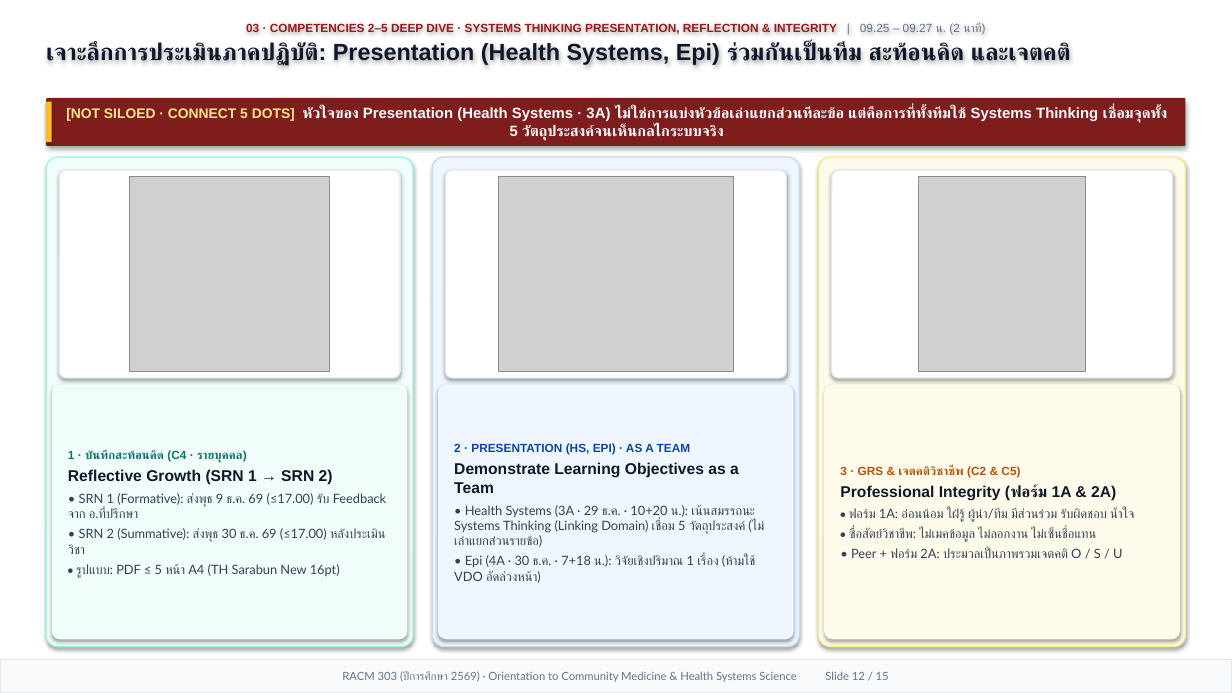
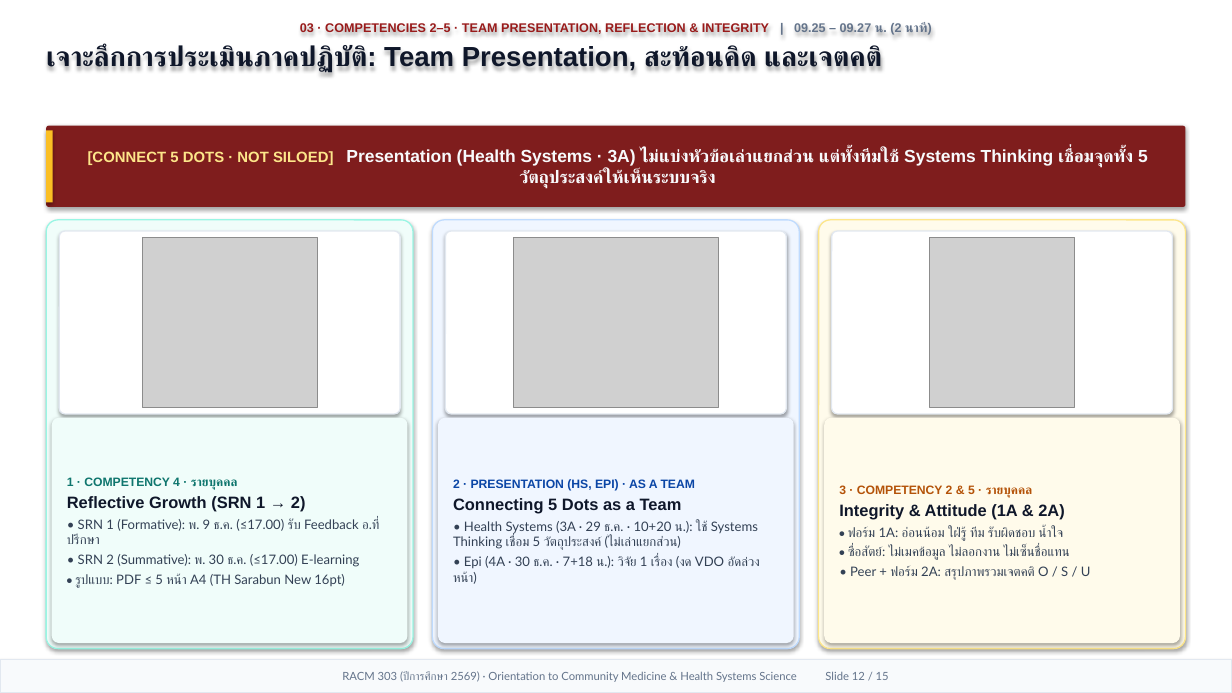
Before and after one commit to smartwoo/racm303-2569-faculty-member, a slide deck: slide 12 of exports/pptx/RACM303_2569_Orientation_Slides.pptx. Drawn at 1232x693 pixels with LibreOffice and Linux fonts; fonts in the diff are those of the drawing; grey boxes stand for pictures. Boxes give left, top, right and bottom in pixels: in the first picture for what was removed or moved away, otherwise in the second. Text is boxed around its words. In the diff, an @@ line names an element or a change of style, - is before the commit and + after.

Commit message:
feat(orientation): Apple Keynote 1/3 header + 2/3 Bento deck, HD original HSS figures with citations, and 6-form-factor responsive design

```diff
--- a/exports/pptx/RACM303_2569_Orientation_Slides.pptx
+++ b/exports/pptx/RACM303_2569_Orientation_Slides.pptx
@@ text at (x1=46, y1=23, x2=932, y2=73): text changed; size 9.2 to 9.8 pt @@
-03 · COMPETENCIES 2–5 DEEP DIVE · SYSTEMS THINKING PRESENTATION, REFLECTION & INTEGRITY | 09.25 – 09.27 น. (2 นาที)
-เจาะลึกการประเมินภาคปฏิบัติ: Presentation (Health Systems, Epi) ร่วมกันเป็นทีม สะท้อนคิด และเจตคติ
+03 · COMPETENCIES 2–5 · TEAM PRESENTATION, REFLECTION & INTEGRITY | 09.25 – 09.27 น. (2 นาที)
+เจาะลึกการประเมินภาคปฏิบัติ: Team Presentation, สะท้อนคิด และเจตคติ
@@ rounded rectangle "[CONNECT 5 DOTS · NOT ..." resized from (x1=46, y1=98, x2=1186, y2=146) to (x1=46, y1=126, x2=1186, y2=207) @@
@@ rectangle resized from (x1=46, y1=102, x2=52, y2=142) to (x1=46, y1=130, x2=53, y2=202) @@
@@ text in rounded rectangle at (x1=88, y1=149, x2=1148, y2=189): text changed; size 11.6 to 13.6 pt @@
-[NOT SILOED · CONNECT 5 DOTS] หัวใจของ Presentation (Health Systems · 3A) ไม่ใช่การแบ่งหัวข้อเล่าแยกส่วนทีละข้อ แต่คือการที่ทั้งทีมใช้ Systems Thinking เชื่อมจุดทั้ง 5 วัตถุประสงค์จนเห็นกลไกระบบจริง
+[CONNECT 5 DOTS · NOT SILOED] Presentation (Health Systems · 3A) ไม่แบ่งหัวข้อเล่าแยกส่วน แต่ทั้งทีมใช้ Systems Thinking เชื่อมจุดทั้ง 5 วัตถุประสงค์ให้เห็นระบบจริง
@@ rounded rectangle resized from (x1=46, y1=157, x2=413, y2=647) to (x1=46, y1=220, x2=413, y2=649) @@
@@ rounded rectangle resized from (x1=59, y1=170, x2=400, y2=378) to (x1=59, y1=231, x2=400, y2=414) @@
@@ picture resized from (x1=129, y1=177, x2=330, y2=372) to (x1=142, y1=238, x2=317, y2=408) @@
@@ rounded rectangle resized from (x1=433, y1=157, x2=799, y2=647) to (x1=433, y1=220, x2=799, y2=649) @@
@@ rounded rectangle resized from (x1=445, y1=170, x2=787, y2=378) to (x1=445, y1=231, x2=787, y2=414) @@
@@ picture resized from (x1=498, y1=177, x2=733, y2=372) to (x1=514, y1=238, x2=719, y2=408) @@
@@ rounded rectangle resized from (x1=819, y1=157, x2=1186, y2=647) to (x1=819, y1=220, x2=1186, y2=649) @@
@@ rounded rectangle resized from (x1=832, y1=170, x2=1173, y2=378) to (x1=832, y1=231, x2=1173, y2=414) @@
@@ picture resized from (x1=919, y1=177, x2=1086, y2=372) to (x1=930, y1=238, x2=1076, y2=408) @@
@@ rounded rectangle "1 · COMPETENCY 4 · ..." resized from (x1=52, y1=384, x2=408, y2=640) to (x1=52, y1=418, x2=408, y2=643) @@
@@ rounded rectangle "2 · PRESENTATION (HS, EPI) ..." resized from (x1=438, y1=384, x2=794, y2=640) to (x1=438, y1=418, x2=794, y2=643) @@
@@ rounded rectangle "3 · COMPETENCY 2 & ..." resized from (x1=824, y1=384, x2=1180, y2=640) to (x1=824, y1=418, x2=1180, y2=643) @@
@@ text in rounded rectangle at (x1=67, y1=477, x2=379, y2=567): text changed; size 10 to 10.2 pt @@
-1 · บันทึกสะท้อนคิด (C4 · รายบุคคล)
-Reflective Growth (SRN 1 → SRN 2)
-• SRN 1 (Formative): ส่งพุธ 9 ธ.ค. 69 (≤17.00) รับ Feedback จาก อ.ที่ปรึกษา
-• SRN 2 (Summative): ส่งพุธ 30 ธ.ค. 69 (≤17.00) หลังประเมินวิชา
+1 · COMPETENCY 4 · รายบุคคล
+Reflective Growth (SRN 1 → 2)
+• SRN 1 (Formative): พ. 9 ธ.ค. (≤17.00) รับ Feedback อ.ที่ปรึกษา
+• SRN 2 (Summative): พ. 30 ธ.ค. (≤17.00) E-learning
@@ text in rounded rectangle at (x1=453, y1=479, x2=695, y2=491): size 9.2 to 9.5 pt in "2 · PRESENTATION (HS, EPI) · AS ..." @@
@@ text in rounded rectangle at (x1=453, y1=498, x2=760, y2=584): text changed; size 10 to 10.2 pt @@
-Demonstrate Learning Objectives as a Team
-• Health Systems (3A · 29 ธ.ค. · 10+20 น.): เน้นสมรรถนะ Systems Thinking (Linking Domain) เชื่อม 5 วัตถุประสงค์ (ไม่เล่าแยกส่วนรายข้อ)
-• Epi (4A · 30 ธ.ค. · 7+18 น.): วิจัยเชิงปริมาณ 1 เรื่อง (ห้ามใช้ VDO อัดล่วงหน้า)
+Connecting 5 Dots as a Team
+• Health Systems (3A · 29 ธ.ค. · 10+20 น.): ใช้ Systems Thinking เชื่อม 5 วัตถุประสงค์ (ไม่เล่าแยกส่วน)
+• Epi (4A · 30 ธ.ค. · 7+18 น.): วิจัย 1 เรื่อง (งด VDO อัดล่วงหน้า)
@@ text in rounded rectangle at (x1=839, y1=485, x2=1091, y2=580): text changed; size 10 to 10.2 pt @@
-3 · GRS & เจตคติวิชาชีพ (C2 & C5)
-Professional Integrity (ฟอร์ม 1A & 2A)
-• ฟอร์ม 1A: อ่อนน้อม ใฝ่รู้ ผู้นำ/ทีม มีส่วนร่วม รับผิดชอบ น้ำใจ
-• ซื่อสัตย์วิชาชีพ: ไม่เมคข้อมูล ไม่ลอกงาน ไม่เซ็นชื่อแทน
-• Peer + ฟอร์ม 2A: ประมวลเป็นภาพรวมเจตคติ O / S / U
+3 · COMPETENCY 2 & 5 · รายบุคคล
+Integrity & Attitude (1A & 2A)
+• ฟอร์ม 1A: อ่อนน้อม ใฝ่รู้ ทีม รับผิดชอบ น้ำใจ
+• ซื่อสัตย์: ไม่เมคข้อมูล ไม่ลอกงาน ไม่เซ็นชื่อแทน
+• Peer + ฟอร์ม 2A: สรุปภาพรวมเจตคติ O / S / U
@@ text in rounded rectangle at (x1=75, y1=573, x2=345, y2=588): size 10 to 10.2 pt in "• รูปแบบ: PDF ≤ 5 หน้า A4 ..." @@
```
Also in this commit, not shown: 13 other slides changed, 1 slide added, 1 slide removed, 6 other files.
